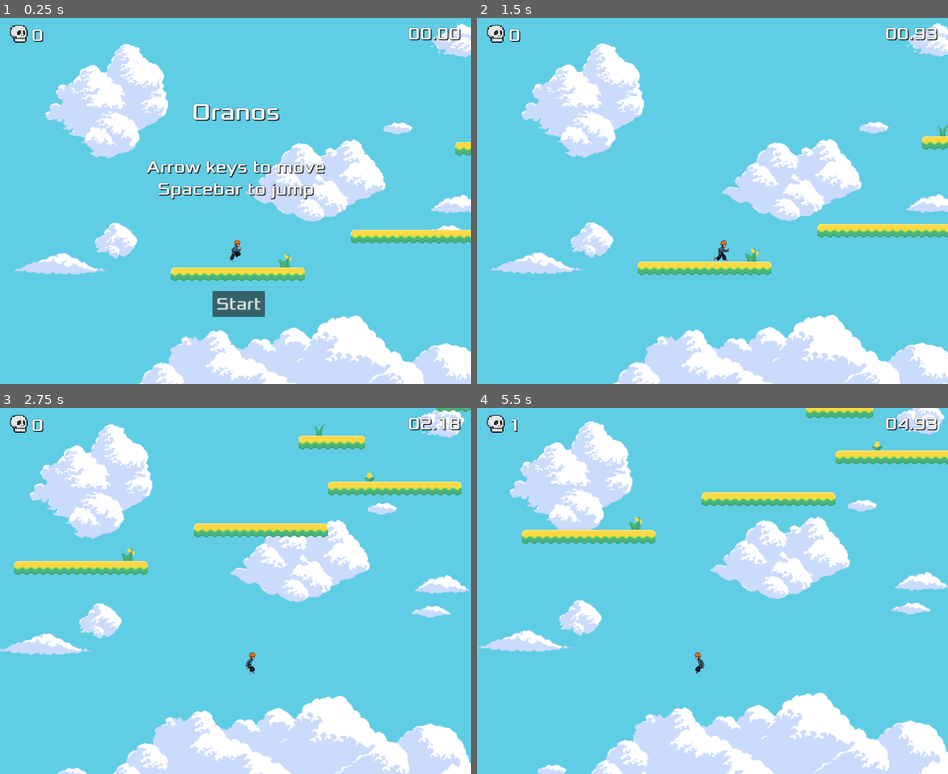
Above: before the commit, frames 1-4 (two rows, left to right).
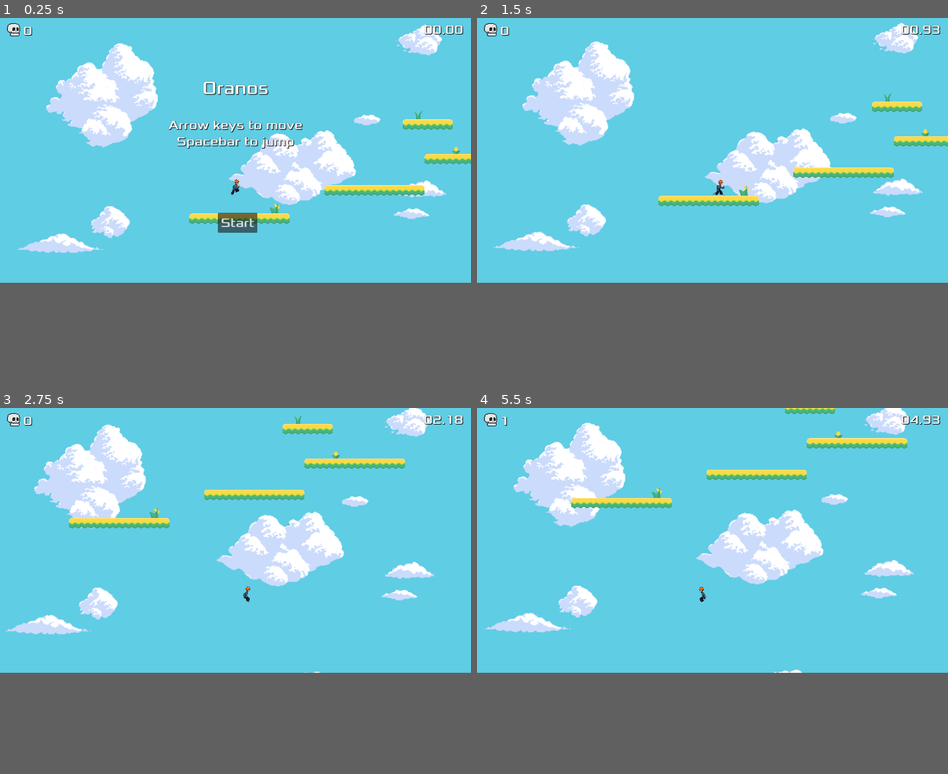
Above: after the commit, the same moments.

Repository: AlexLaviolette/platformer
Game: Godot game, scene res://world.tscn
Two runs of this game, one before a commit and one after it. Both use one fixed random seed, a clock stepped at 60 frames per second and the inputs below.
Inputs:
- Up to frame 1 (0.25 s): no input
- Up to frame 2 (1.5 s): click "Start" at 0.5 s; tap Enter (enter) at 1.25, 1.35 s; hold Right (move_right) from 1.28 s (still down)
- Up to frame 3 (2.75 s): keep holding Right (move_right); tap Space (jump) at 1.52, 2.27 s; tap Enter (enter) at 2.1 s
- Up to frame 4 (5.5 s): release Right (move_right) at 2.78 s; hold Left (move_left) 2.78-3.53 s; tap Enter (enter) every 0.75 s from 2.85 to 5.1 s; hold Right (move_right) 3.53-5.03 s; tap Space (jump) at 3.77, 4.52, 5.27 s; hold Left (move_left) from 5.03 s (still down)
The window is 800x622 before the commit and 800x450 after it. Grey fills any space a smaller window leaves; there, only what the larger window draws over its background counts as a difference.

The runs differ from the first frame. In frame 1, 26% of the frame differs, in the area x 1-100%, y 1-100%; in frame 2, 23%; in frame 3, 26%; in frame 4, 26%, in the area x 0-100%, y 0-100%.

Commit message:
Wider view

Diff:
--- a/player.tscn
+++ b/player.tscn
@@ -239,7 +239,7 @@
 size = Vector2(24, 38)
 
 [node name="Player" type="CharacterBody2D"]
-position = Vector2(900, 784)
+position = Vector2(1200, 760)
 script = ExtResource("1_3vani")
 metadata/_edit_group_ = true
 
@@ -272,11 +272,11 @@
 
 [node name="ParallaxLayer" type="ParallaxLayer" parent="ParallaxBackground"]
 motion_scale = Vector2(0.1, 0.1)
-motion_mirroring = Vector2(1984, 1984)
+motion_mirroring = Vector2(2406, 2406)
 
 [node name="Sky" type="Sprite2D" parent="ParallaxBackground/ParallaxLayer"]
 position = Vector2(2.08165e-12, 2.08165e-12)
-scale = Vector2(3.1, 3.1)
+scale = Vector2(3.76, 3.76)
 texture = ExtResource("6_q4hhd")
 centered = false
 
--- a/project.godot
+++ b/project.godot
@@ -16,8 +16,8 @@
 
 [display]
 
-window/size/viewport_width=1800
-window/size/viewport_height=1400
+window/size/viewport_width=2400
+window/size/viewport_height=1350
 window/stretch/mode="canvas_items"
 
 [input]
--- a/world.tscn
+++ b/world.tscn
@@ -1062,7 +1062,7 @@
 [node name="World" type="Node2D"]
 
 [node name="Player" parent="." instance=ExtResource("1_jl6in")]
-position = Vector2(704, 1075)
+position = Vector2(692, 1007)
 scale = Vector2(2.2, 2.2)
 
 [node name="GrassSection" type="TileMap" parent="."]
